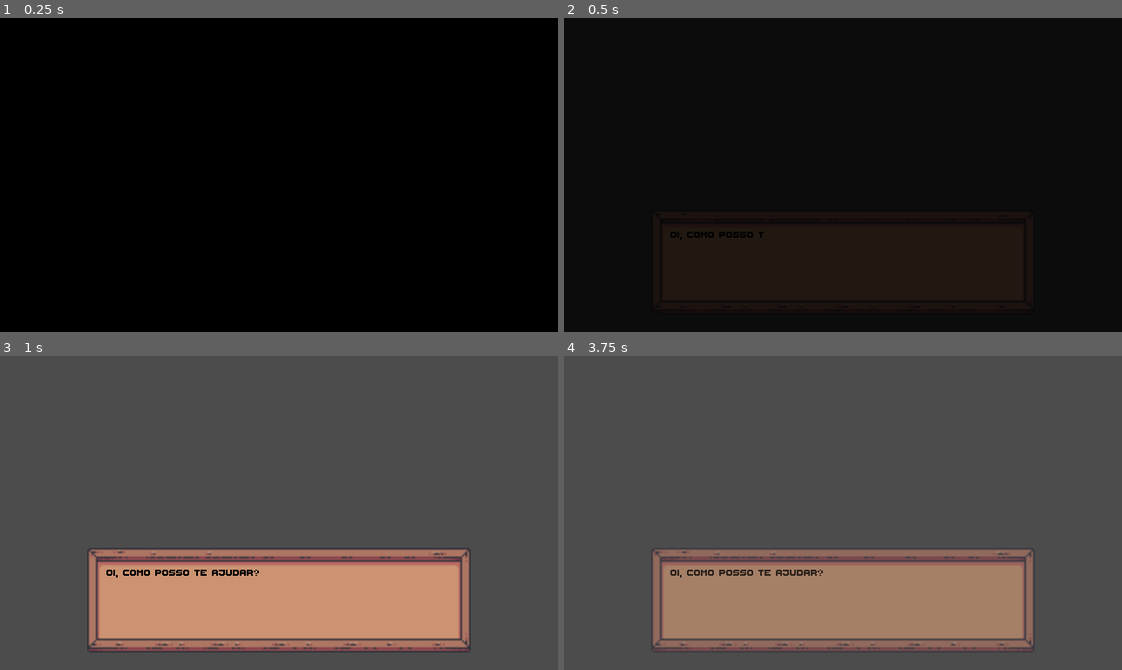
Above: before the commit, frames 1-4 (two rows, left to right).
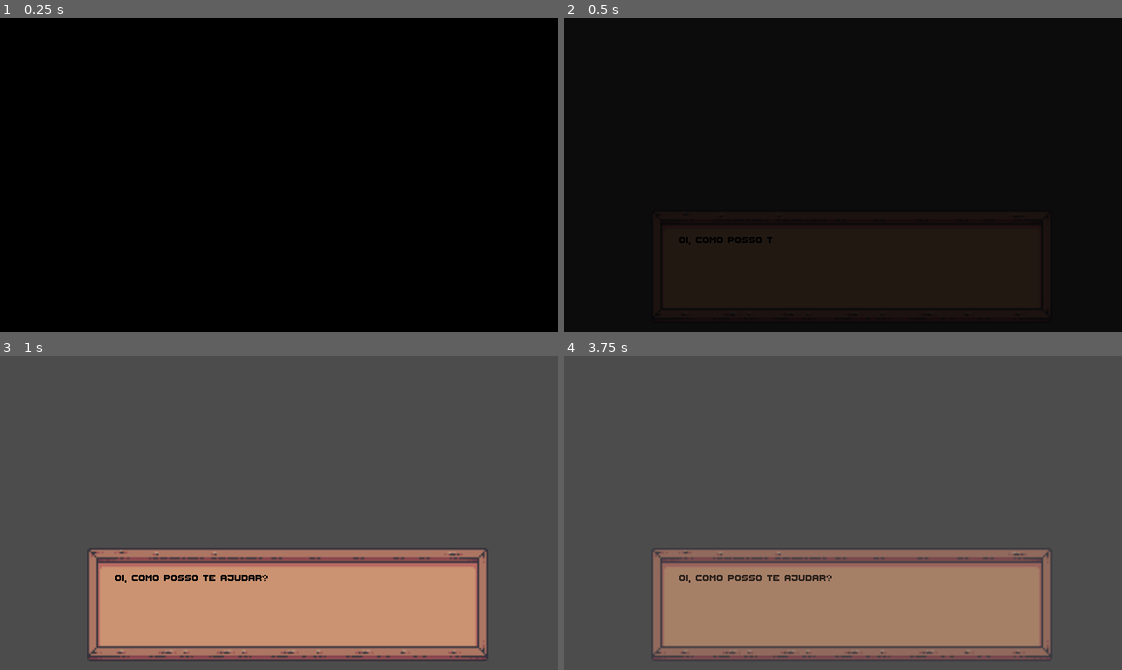
Above: after the commit, the same moments.

Repository: luana-carvalho0/projeto-godot
Game: Godot game, scene res://scenes/interface/general/dialog_container.tscn
Same seed, same stepped clock (60 frames per second), same inputs: the game is played once before the commit and once after it. This scene is started directly instead of the project's main scene.
Inputs (mouse positions are in pixels of both pictures, inside the frame that each line leads up to):
- Up to frame 1 (0.25 s): no input
- Up to frame 2 (0.5 s): no input
- Up to frame 3 (1 s): move the mouse to (401, 497) at 0.52 s; hold Right (ui_right) from 0.53 s (still down); tap Q (attack) at 0.6 s; tap Space (ui_select) at 0.77 s
- Up to frame 4 (3.75 s): tap Enter at 1.25, 2.75 s; move the mouse to (731, 528) at 1.27 s; click (731, 528) at 1.35 s; tap Space (ui_select) at 1.52, 2, 3.02, 3.5 s; move the mouse to (898, 443) at 2.02 s; release Right (ui_right) at 2.03 s; hold Left (ui_left) 2.03-2.78 s; hold S (crouch) 2.03-2.78 s; move the mouse to (815, 575) at 2.77 s; hold Right (ui_right) from 2.78 s (still down); tap W (defense) at 2.85 s; move the mouse to (1010, 560) at 3.52 s; tap E (interact) at 3.6 s

Frame 1 is identical in both runs. In frame 2, 0.4% of the frame differs, in the area x 19-85%, y 67-93%; in frame 3, 8.0%, in the area x 15-88%, y 61-98%; in frame 4, 6.1%.

Commit message:
feat: dialogo npc loja

Diff:
--- a/scenes/interface/general/dialog_container.tscn
+++ b/scenes/interface/general/dialog_container.tscn
@@ -71,9 +71,10 @@
 anchor_bottom = 1.0
 margin_left = -110.0
 margin_top = -70.0
-margin_right = 110.0
-margin_bottom = -10.0
+margin_right = 120.0
+margin_bottom = -5.0
 texture = ExtResource( 2 )
+expand = true
 
 [node name="Name" type="Label" parent="Background"]
 anchor_left = 1.0
@@ -90,10 +91,10 @@
 [node name="Portrait" type="TextureRect" parent="Background"]
 anchor_top = 0.5
 anchor_bottom = 0.5
-margin_left = 11.0
-margin_top = -20.0
-margin_right = 51.0
-margin_bottom = 20.0
+margin_left = 8.0
+margin_top = -16.0
+margin_right = 40.0
+margin_bottom = 18.0
 expand = true
 
 [node name="TextLabel" type="RichTextLabel" parent="Background"]
--- a/scripts/interectable/shop.gd
+++ b/scripts/interectable/shop.gd
@@ -6,13 +6,21 @@
 var player_ref: KinematicBody2D = null
 
 var dialog_list: Dictionary = {
-	"name": "Merchant",
-	"portrait": "",
-	"dialog":[
-		"Ola, ...",
-		"Cuidado com os penhascos e com as criaturas."
-	]
+	"dialog": [
+		"Kitsune: Ah, ola! Estava esperando alguem curioso o suficiente para entrar. Esta indo para o jantar no templo, nao e?",
+		"Protagonista: Como voce sabe disso?",
+		"Kitsune: E, eu tenho meus meios. Nao e todo dia que humanos sao convidados para um evento como esse. Mas eu diria que voce deve se preparar para algo um pouco... fora do comum.",
+		"Protagonista: Eu so ouvi que seria uma festa, nada de muito estranho. Acho que esta tudo bem.",
+		"Kitsune: Ah, claro, claro. Nao se preocupe. Os yokais so tem um jeito proprio de se divertir. Eles nao sao tao diferentes de nos, apenas... mais criativos, talvez.",
+		"Protagonista: Entao, o que voce acha? Devo ir?",
+		"Kitsune: A escolha e sua, mas se voce quiser saber como essa noite vai acabar, pode confiar, sera uma experiencia inesquecivel. So lembre-se de se manter firme.",
+		"Protagonista: Acho que vou descobrir por mim mesma. Obrigada pela dica.",
+		"Kitsune: Cuidado no caminho. Tsukogamis habitam essa estrada."
+	],
+	"portrait": null, #"res://assets/interface/dialog/rm.png",
+	"name": null
 }
+
 
 func on_shop_body_entered(body):
 	player_ref = body
Binary file added: assets/interface/dialog/rm.png
Not shown, added: assets/interface/dialog/rm.png.import
